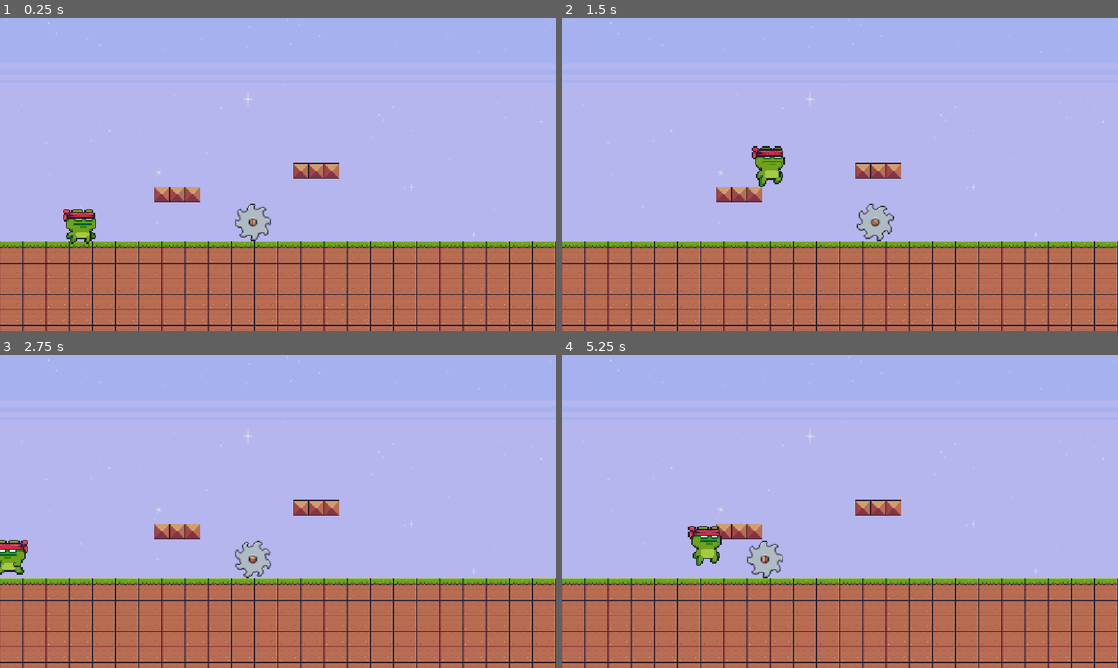
Above: before the commit, frames 1-4 (two rows, left to right).
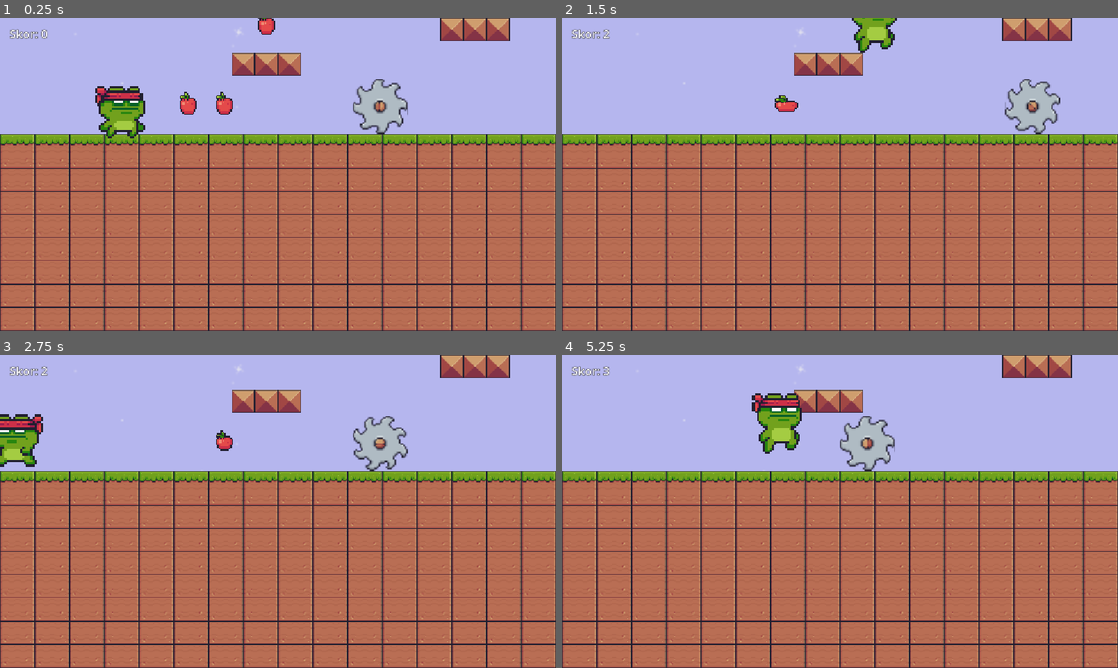
Above: after the commit, the same moments.

Repository: verjosee/uts-josee
Game: Godot game, scene res://Scenes/main.tscn
Same seed, same stepped clock (60 frames per second), same inputs: the game is played once before the commit and once after it.
Inputs:
- Up to frame 1 (0.25 s): no input
- Up to frame 2 (1.5 s): hold D (move_right) from 0.53 s (still down); tap W (jump) at 0.77 s
- Up to frame 3 (2.75 s): tap W (jump) at 1.52 s; release D (move_right) at 2.03 s; hold A (move_left) from 2.03 s (still down)
- Up to frame 4 (5.25 s): release A (move_left) at 2.78 s; hold D (move_right) 2.78-4.28 s; tap W (jump) at 3.02, 3.77, 4.52 s; hold A (move_left) 4.28-5.03 s; hold D (move_right) from 5.03 s (still down)

The runs differ from the first frame. In frame 1, 48% of the frame differs, in the area x 0-100%, y 0-100%; in frame 2, 47%; in frame 3, 47%; in frame 4, 47%.

Commit message:
feat(gameplay): add collectibles, HUD scoring, camera boundaries, and player clamping

Diff:
--- /dev/null
+++ b/Scenes/collectible.tscn
@@ -0,0 +1,146 @@
+[gd_scene format=3]
+
+[ext_resource type="Script" path="res://Scripts/collectible.gd" id="1_col"]
+[ext_resource type="Texture2D" path="res://Assets/Images/Items/Fruits/Apple.png" id="2_apple"]
+
+[sub_resource type="AtlasTexture" id="AtlasTexture_a0"]
+atlas = ExtResource("2_apple")
+region = Rect2(0, 0, 32, 32)
+
+[sub_resource type="AtlasTexture" id="AtlasTexture_a1"]
+atlas = ExtResource("2_apple")
+region = Rect2(32, 0, 32, 32)
+
+[sub_resource type="AtlasTexture" id="AtlasTexture_a2"]
+atlas = ExtResource("2_apple")
+region = Rect2(64, 0, 32, 32)
+
+[sub_resource type="AtlasTexture" id="AtlasTexture_a3"]
+atlas = ExtResource("2_apple")
+region = Rect2(96, 0, 32, 32)
+
+[sub_resource type="AtlasTexture" id="AtlasTexture_a4"]
+atlas = ExtResource("2_apple")
+region = Rect2(128, 0, 32, 32)
+
+[sub_resource type="AtlasTexture" id="AtlasTexture_a5"]
+atlas = ExtResource("2_apple")
+region = Rect2(160, 0, 32, 32)
+
+[sub_resource type="AtlasTexture" id="AtlasTexture_a6"]
+atlas = ExtResource("2_apple")
+region = Rect2(192, 0, 32, 32)
+
+[sub_resource type="AtlasTexture" id="AtlasTexture_a7"]
+atlas = ExtResource("2_apple")
+region = Rect2(224, 0, 32, 32)
+
+[sub_resource type="AtlasTexture" id="AtlasTexture_a8"]
+atlas = ExtResource("2_apple")
+region = Rect2(256, 0, 32, 32)
+
+[sub_resource type="AtlasTexture" id="AtlasTexture_a9"]
+atlas = ExtResource("2_apple")
+region = Rect2(288, 0, 32, 32)
+
+[sub_resource type="AtlasTexture" id="AtlasTexture_a10"]
+atlas = ExtResource("2_apple")
+region = Rect2(320, 0, 32, 32)
+
+[sub_resource type="AtlasTexture" id="AtlasTexture_a11"]
+atlas = ExtResource("2_apple")
+region = Rect2(352, 0, 32, 32)
+
+[sub_resource type="AtlasTexture" id="AtlasTexture_a12"]
+atlas = ExtResource("2_apple")
+region = Rect2(384, 0, 32, 32)
+
+[sub_resource type="AtlasTexture" id="AtlasTexture_a13"]
+atlas = ExtResource("2_apple")
+region = Rect2(416, 0, 32, 32)
+
+[sub_resource type="AtlasTexture" id="AtlasTexture_a14"]
+atlas = ExtResource("2_apple")
+region = Rect2(448, 0, 32, 32)
+
+[sub_resource type="AtlasTexture" id="AtlasTexture_a15"]
+atlas = ExtResource("2_apple")
+region = Rect2(480, 0, 32, 32)
+
+[sub_resource type="AtlasTexture" id="AtlasTexture_a16"]
+atlas = ExtResource("2_apple")
+region = Rect2(512, 0, 32, 32)
+
+[sub_resource type="SpriteFrames" id="SpriteFrames_apple"]
+animations = [{
+"frames": [{
+"duration": 1.0,
+"texture": SubResource("AtlasTexture_a0")
+}, {
+"duration": 1.0,
+"texture": SubResource("AtlasTexture_a1")
+}, {
+"duration": 1.0,
+"texture": SubResource("AtlasTexture_a2")
+}, {
+"duration": 1.0,
+"texture": SubResource("AtlasTexture_a3")
+}, {
+"duration": 1.0,
+"texture": SubResource("AtlasTexture_a4")
+}, {
+"duration": 1.0,
+"texture": SubResource("AtlasTexture_a5")
+}, {
+"duration": 1.0,
+"texture": SubResource("AtlasTexture_a6")
+}, {
+"duration": 1.0,
+"texture": SubResource("AtlasTexture_a7")
+}, {
+"duration": 1.0,
+"texture": SubResource("AtlasTexture_a8")
+}, {
+"duration": 1.0,
+"texture": SubResource("AtlasTexture_a9")
+}, {
+"duration": 1.0,
+"texture": SubResource("AtlasTexture_a10")
+}, {
+"duration": 1.0,
+"texture": SubResource("AtlasTexture_a11")
+}, {
+"duration": 1.0,
+"texture": SubResource("AtlasTexture_a12")
+}, {
+"duration": 1.0,
+"texture": SubResource("AtlasTexture_a13")
+}, {
+"duration": 1.0,
+"texture": SubResource("AtlasTexture_a14")
+}, {
+"duration": 1.0,
+"texture": SubResource("AtlasTexture_a15")
+}, {
+"duration": 1.0,
+"texture": SubResource("AtlasTexture_a16")
+}],
+"loop": true,
+"name": &"idle",
+"speed": 20.0
+}]
+
+[sub_resource type="CircleShape2D" id="CircleShape2D_apple"]
+radius = 24.0
+
+[node name="Collectible" type="Area2D"]
+script = ExtResource("1_col")
+
+[node name="AnimatedSprite2D" type="AnimatedSprite2D" parent="."]
+texture_filter = 1
+scale = Vector2(2, 2)
+sprite_frames = SubResource("SpriteFrames_apple")
+animation = &"idle"
+
+[node name="CollisionShape2D" type="CollisionShape2D" parent="."]
+shape = SubResource("CircleShape2D_apple")
--- /dev/null
+++ b/Scenes/hud.tscn
@@ -0,0 +1,16 @@
+[gd_scene format=3]
+
+[ext_resource type="Script" path="res://Scripts/hud.gd" id="1_hud"]
+
+[node name="HUD" type="CanvasLayer"]
+script = ExtResource("1_hud")
+
+[node name="ScoreLabel" type="Label" parent="."]
+unique_name_in_owner = true
+offset_left = 20.0
+offset_top = 16.0
+offset_right = 240.0
+offset_bottom = 54.0
+theme_override_constants/outline_size = 4
+theme_override_font_sizes/font_size = 24
+text = "Skor: 0"
--- a/Scenes/level_root.tscn
+++ b/Scenes/level_root.tscn
@@ -3,6 +3,8 @@
 [ext_resource type="Texture2D" uid="uid://btxe07khb1kg3" path="res://Assets/Images/Terrain/Terrain (16x16).png" id="1_a65vn"]
 [ext_resource type="PackedScene" uid="uid://p8tfuabr7o6n" path="res://Scenes/player.tscn" id="2_1d17y"]
 [ext_resource type="PackedScene" uid="uid://b8k1234568aaa" path="res://Scenes/enemy.tscn" id="3_enemy"]
+[ext_resource type="PackedScene" path="res://Scenes/hud.tscn" id="4_hud"]
+[ext_resource type="PackedScene" path="res://Scenes/collectible.tscn" id="5_col"]
 
 [sub_resource type="TileSetAtlasSource" id="TileSetAtlasSource_1d17y"]
 texture = ExtResource("1_a65vn")
@@ -210,7 +212,7 @@
 
 [node name="LevelRoot" type="Node2D" unique_id=939594844]
 
-[node name="TileMapLayer" type="TileMapLayer" parent="." unique_id=1854161421]
+[node name="TileMapLayer" type="TileMapLayer" parent="." unique_id=1854161421 groups=["peta"]]
 tile_map_data = PackedByteArray("AAAAABwAAAAGAAAAAAAAAB0AAAAGAAEAAAAAAB4AAAAGAAIAAAABABwAAAAHAAAAAAABAB0AAAAHAAEAAAABAB …(31408 unchanged characters)…
 tile_set = SubResource("TileSet_wp5od")
 
@@ -219,3 +221,35 @@
 
 [node name="Enemy" parent="." unique_id=255108528 instance=ExtResource("3_enemy")]
 position = Vector2(500, 410)
+
+[node name="HUD" parent="." instance=ExtResource("4_hud")]
+
+[node name="Apple1" parent="." instance=ExtResource("5_col")]
+position = Vector2(260, 410)
+
+[node name="Apple2" parent="." instance=ExtResource("5_col")]
+position = Vector2(310, 410)
+
+[node name="Apple3" parent="." instance=ExtResource("5_col")]
+position = Vector2(368, 300)
+
+[node name="Apple4" parent="." instance=ExtResource("5_col")]
+position = Vector2(660, 250)
+
+[node name="Apple5" parent="." instance=ExtResource("5_col")]
+position = Vector2(800, 410)
+
+[node name="Apple6" parent="." instance=ExtResource("5_col")]
+position = Vector2(860, 410)
+
+[node name="Apple7" parent="." instance=ExtResource("5_col")]
+position = Vector2(980, 410)
+
+[node name="Apple8" parent="." instance=ExtResource("5_col")]
+position = Vector2(1060, 410)
+
+[node name="Apple9" parent="." instance=ExtResource("5_col")]
+position = Vector2(1140, 410)
+
+[node name="Apple10" parent="." instance=ExtResource("5_col")]
+position = Vector2(1220, 410)
--- a/Scenes/player.tscn
+++ b/Scenes/player.tscn
@@ -4,6 +4,7 @@
 [ext_resource type="Texture2D" uid="uid://chtbq8ti7evx" path="res://Assets/Images/Player/Ninja Frog/Idle (32x32).png" id="2_vgqql"]
 [ext_resource type="Texture2D" uid="uid://bjky5nc1r28mj" path="res://Assets/Images/Player/Ninja Frog/Jump (32x32).png" id="3_fkybt"]
 [ext_resource type="Texture2D" uid="uid://ch8c8yk8a7ffm" path="res://Assets/Images/Player/Ninja Frog/Run (32x32).png" id="4_x3wgy"]
+[ext_resource type="Script" path="res://Scripts/kamera.gd" id="5_kamera"]
 
 [sub_resource type="AtlasTexture" id="AtlasTexture_3smsa"]
 atlas = ExtResource("2_vgqql")
@@ -212,3 +213,11 @@
 [node name="CollisionShape2D" type="CollisionShape2D" parent="." unique_id=712610740]
 position = Vector2(0, 9)
 shape = SubResource("CapsuleShape2D_wohnl")
+
+[node name="Camera2D" type="Camera2D" parent="."]
+zoom = Vector2(1.5, 1.5)
+position_smoothing_enabled = true
+position_smoothing_speed = 5.0
+drag_horizontal_enabled = true
+drag_vertical_enabled = false
+script = ExtResource("5_kamera")
--- /dev/null
+++ b/Scripts/collectible.gd
@@ -0,0 +1,19 @@
+extends Area2D
+
+@export var nilai := 1
+
+@onready var animated_sprite: AnimatedSprite2D = $AnimatedSprite2D
+
+
+func _ready() -> void:
+	animated_sprite.play("idle")
+	body_entered.connect(_on_body_entered)
+
+
+func _on_body_entered(body: Node2D) -> void:
+	if not body.has_method("respawn"):
+		return
+	var hud = get_tree().get_first_node_in_group("hud")
+	if hud:
+		hud.tambah_skor(nilai)
+	queue_free()
--- /dev/null
+++ b/Scripts/hud.gd
@@ -0,0 +1,19 @@
+extends CanvasLayer
+
+var skor := 0
+
+@onready var score_label: Label = %ScoreLabel
+
+
+func _ready() -> void:
+	add_to_group("hud")
+	_perbarui()
+
+
+func tambah_skor(jumlah: int = 1) -> void:
+	skor += jumlah
+	_perbarui()
+
+
+func _perbarui() -> void:
+	score_label.text = "Skor: " + str(skor)
--- /dev/null
+++ b/Scripts/kamera.gd
@@ -0,0 +1,22 @@
+extends Camera2D
+
+func _ready():
+	# 1. Cari node peta lewat group "peta"
+	var peta = get_tree().get_first_node_in_group("peta")
+	if peta == null:
+		print("Peta tidak ditemukan! Cek group 'peta' di level ini.")
+		return
+
+	# 2. Ambil data peta
+	var area = peta.get_used_rect()            # area tile yang digambar (satuan tile)
+	var ukuran_tile = peta.tile_set.tile_size  # ukuran 1 tile (piksel)
+	var skala = peta.scale                     # jika peta diperbesar/diperkecil
+	var posisi = peta.global_position          # posisi peta di dunia game
+
+	# 3. Ubah ke piksel lalu pasang sebagai batas kamera
+	limit_left   = int(posisi.x + area.position.x * ukuran_tile.x * skala.x)
+	limit_top    = int(posisi.y + area.position.y * ukuran_tile.y * skala.y)
+	limit_right  = int(posisi.x + area.end.x * ukuran_tile.x * skala.x)
+	limit_bottom = int(posisi.y + area.end.y * ukuran_tile.y * skala.y)
+
+	print("Batas kamera: ", limit_left, ", ", limit_top, ", ", limit_right, ", ", limit_bottom)
--- a/Scripts/player.gd
+++ b/Scripts/player.gd
@@ -4,6 +4,7 @@
 const JUMP_VELOCITY = -500.0
 
 @onready var animated_sprite: AnimatedSprite2D = $AnimatedSprite2D
+@onready var camera: Camera2D = $Camera2D
 
 var spawn_position := Vector2.ZERO
 
@@ -35,10 +36,9 @@
 
 	move_and_slide()
 
-	# Batasi player agar tidak keluar dari ujung layar (screen boundary)
-	var viewport_rect := get_viewport_rect()
+	# Batasi player agar tidak keluar dari ujung peta (memakai batas kamera dari kamera.gd)
 	var half_width := 24.0 # estimasi setengah lebar collision player
-	position.x = clamp(position.x, half_width, viewport_rect.size.x - half_width)
+	global_position.x = clamp(global_position.x, camera.limit_left + half_width, camera.limit_right - half_width)
 
 	# Update arah sprite dan animasi setelah move_and_slide agar is_on_floor() akurat
 	update_animation(direction)
Not shown, added: Scripts/collectible.gd.uid
Not shown, added: Scripts/hud.gd.uid
Not shown, added: Scripts/kamera.gd.uid
